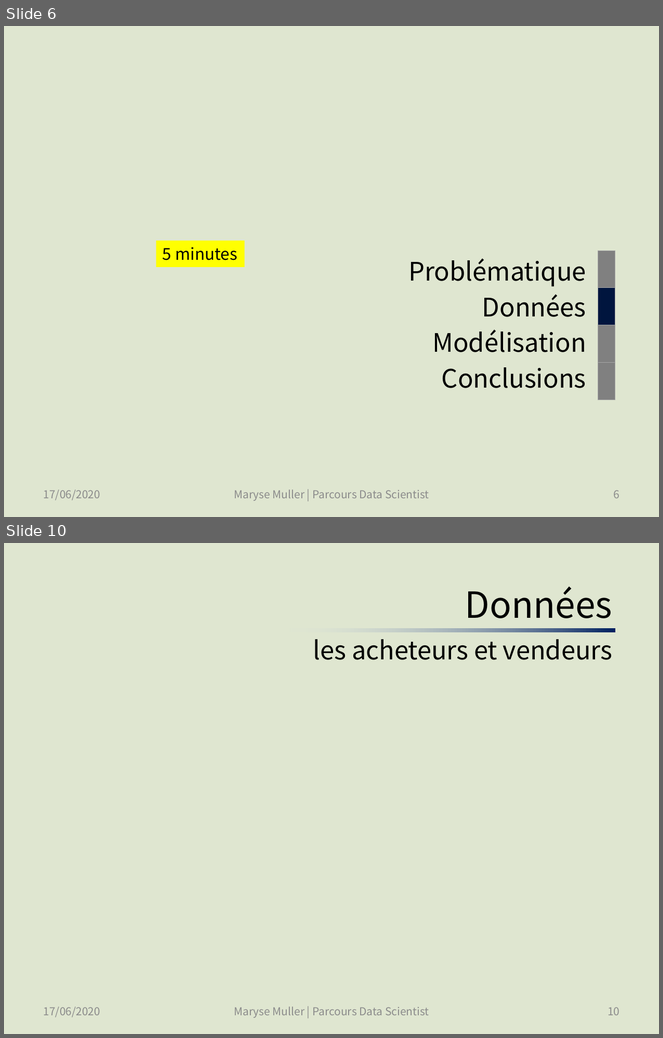
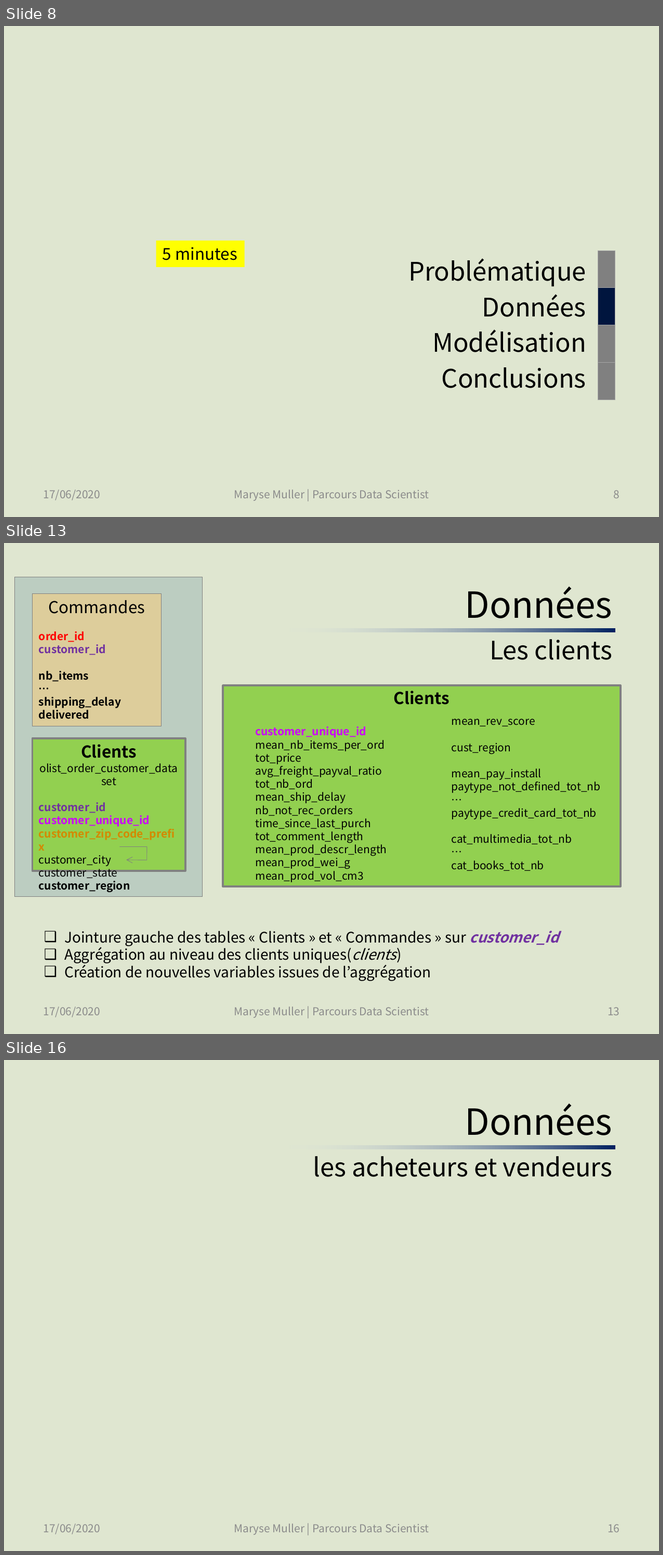
Before and after one commit to SmellyArmure/OC_DS_Project5, a slide deck: PRESENTATION/Projet5.pptx. Shown one above the other, each under a label of ours: slides 6 and 10 before the commit, slides 8, 13 and 16 after it; the slides between them are not shown. The pictures are 663x1038 and 663x1555 pixels, drawn with LibreOffice and Linux fonts; fonts in the diff are those of the drawing. Boxes give left, top, right and bottom in pixels: in the first picture for what was removed or moved away, otherwise in the second. Text is boxed around its words. In the diff, an @@ line names an element or a change of style, - is before the commit and + after.

Commit message:
Avancé dans la présentation : problématique, données (extraction)

```diff
--- a/PRESENTATION/Projet5.pptx
+++ b/PRESENTATION/Projet5.pptx
@@ slide 13 added at box(4, 543, 659, 1034), background #DFE6D0 @@
@@ rectangle added at box(15, 577, 203, 898), fill #BCCDC1, outline #808080 0.5 pt @@
@@ title added at box(465, 587, 612, 660), 27.9 pt, text #000000 @@
+Données
+Les clients
@@ rectangle added at box(32, 593, 161, 726), fill #FFCE77 at 50% opacity, outline #808080 0.5 pt, 12 pt, text #000000, bold @@
+Commandes
+order_id
+customer_id
+nb_items
+…
+shipping_delay
+delivered
@@ rectangle added at box(278, 629, 616, 632), fill gradient #002060 to #E6EDF0 @@
@@ rectangle added at box(223, 686, 621, 887), fill #92D050, outline #808080 2.25 pt, 18 pt, text #000000, bold @@
+Clients
@@ text added at box(256, 727, 387, 883), 12 pt, text #000000 @@
+customer_unique_id
+mean_nb_items_per_ord
+tot_price
+avg_freight_payval_ratio
+tot_nb_ord
+mean_ship_delay
+nb_not_rec_orders
+time_since_last_purch
+tot_comment_length
+mean_prod_descr_length
+mean_prod_wei_g
+mean_prod_vol_cm3
@@ text added at box(452, 719, 601, 871), 12 pt, text #000000 @@
+mean_rev_score
+cust_region
+mean_pay_install
+paytype_not_defined_tot_nb
+…
+paytype_credit_card_tot_nb
+cat_multimedia_tot_nb
+…
+cat_books_tot_nb
@@ rectangle added at box(32, 739, 185, 871), fill #92D050, outline #808080 2.25 pt, 12 pt, text #000000, bold @@
+Clients
+olist_order_customer_dataset
+customer_id
+customer_unique_id
+customer_zip_code_prefix
+customer_city
+customer_state
+customer_region
@@ freeform shape added at box(120, 847, 148, 860), outline #808080 0.5 pt @@
@@ text added at box(64, 931, 559, 981), 16 pt, text #000000 @@
+❑ Jointure gauche des tables « Clients » et « Commandes » sur customer_id
+❑ Aggrégation au niveau des clients uniques(clients)
+❑ Création de nouvelles variables issues de l’aggrégation
@@ text added at box(44, 1007, 101, 1018), 12 pt, text #8C8C8C @@
+17/06/2020
@@ text added at box(234, 1007, 429, 1018), 12 pt, text #8C8C8C @@
+Maryse Muller | Parcours Data Scientist
@@ page number added at box(608, 1007, 620, 1016), 12 pt, text #8C8C8C @@
+13
@@ what was slide 6 is now slide 8 @@
@@ page number at box(614, 490, 620, 499): text changed @@
-6
+8
@@ what was slide 10 is now slide 16 @@
@@ page number at box(608, 1524, 620, 1533): text changed @@
-10
+16
```
Also in this commit, not shown: 11 slides changed, 12 other slides added, 3 other files.
